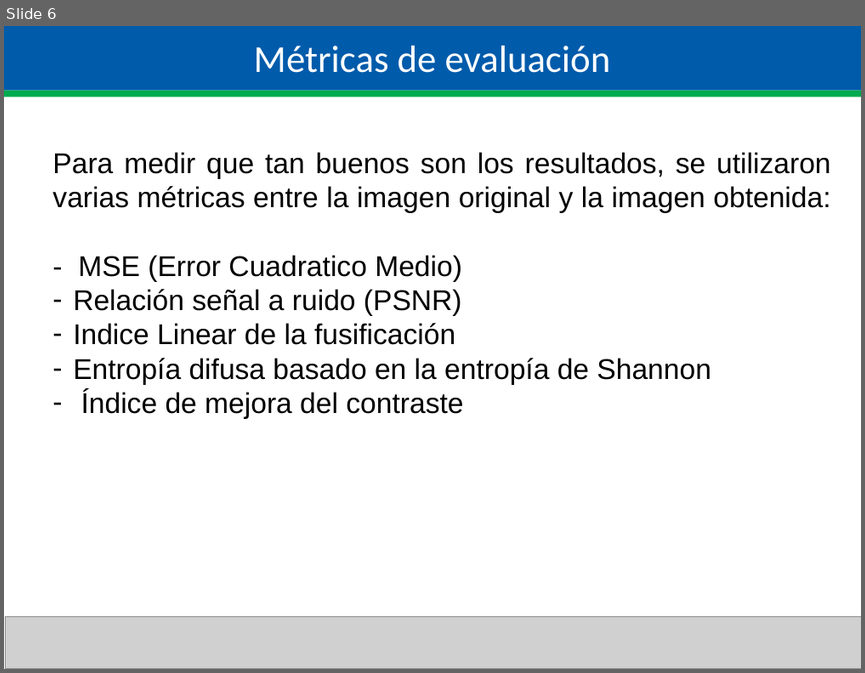
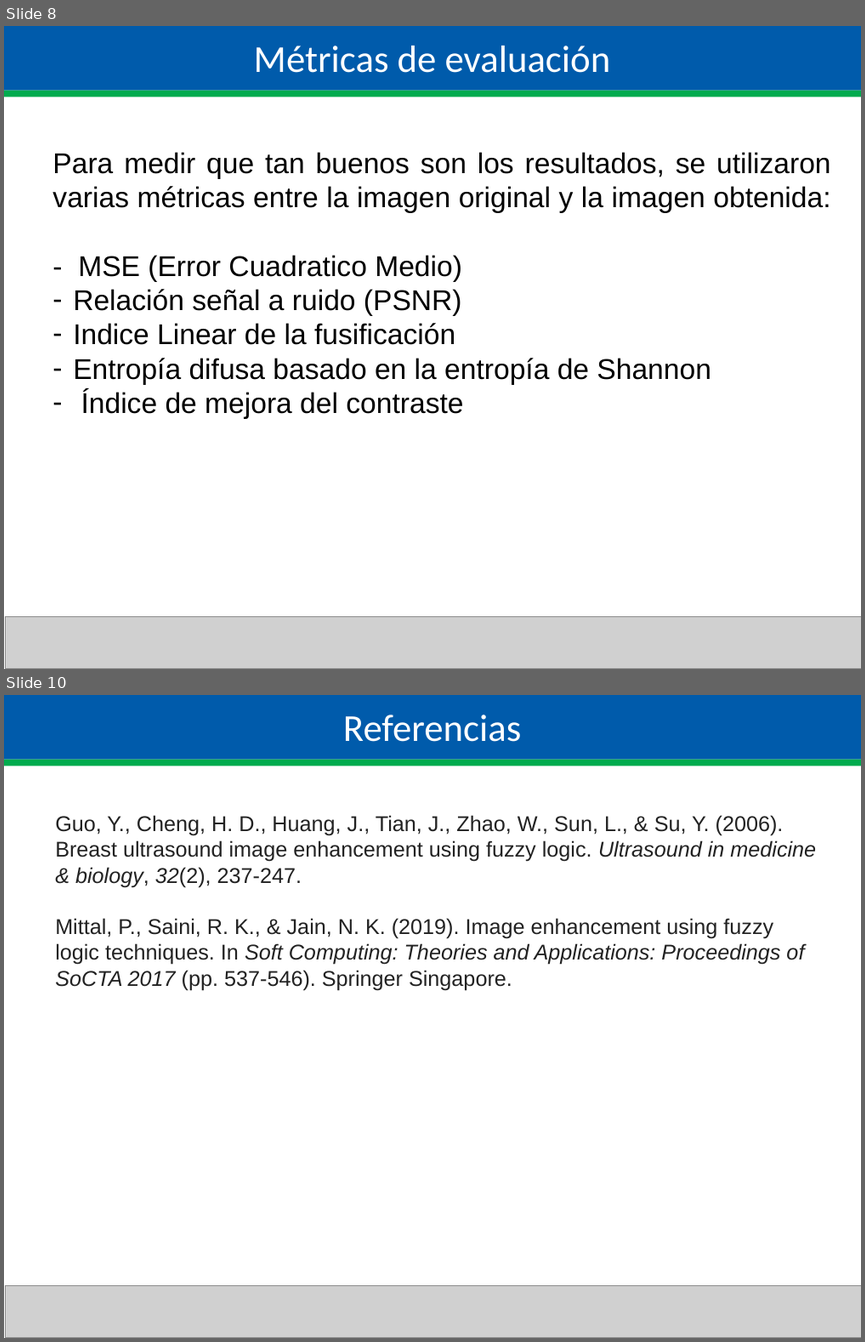
Before and after one commit to poface64/MIASegundoSemestre, a slide deck: LOGICA DIFUSA/TAREA F. PROPUESTA DE ARTICULO/PRESENTACION LOGICA DIFUSA.ppt. Shown one above the other, each under a label of ours: slide 6 before the commit, slides 8 and 10 after it; the slides between them are not shown. The pictures are 865x673 and 865x1342 pixels, drawn with LibreOffice and Linux fonts; fonts in the diff are those of the drawing; grey boxes stand for pictures. Boxes give left, top, right and bottom in pixels: in the first picture for what was removed or moved away, otherwise in the second. Text is boxed around its words. In the diff, an @@ line names an element or a change of style, - is before the commit and + after.

Commit message:
logica avance 2

```diff
--- a/LOGICA DIFUSA/TAREA F. PROPUESTA DE ARTICULO/PRESENTACION LOGICA DIFUSA.ppt
+++ b/LOGICA DIFUSA/TAREA F. PROPUESTA DE ARTICULO/PRESENTACION LOGICA DIFUSA.ppt
@@ slide 10 added at [4,695,861,1338], background #FFFFFF @@
@@ rectangle added at [4,695,861,760], fill #005BAB, 32 pt, text #FFFFFF @@
+Referencias
@@ rectangle added at [4,760,861,766], fill #00AB4E @@
@@ text added at [55,815,816,990], 18 pt, text #222222 @@
+Guo, Y., Cheng, H. D., Huang, J., Tian, J., Zhao, W., Sun, L., & Su, Y. (2006). Breast ultrasound image enhancement using fuzzy logic. Ultrasound in medicine & biology, 32(2), 237-247.
+Mittal, P., Saini, R. K., & Jain, N. K. (2019). Image enhancement using fuzzy logic techniques. In Soft Computing: Theories and Applications: Proceedings of SoCTA 2017 (pp. 537-546). Springer Singapore.
@@ picture added at [6,1286,861,1338] @@
@@ what was slide 6 is now slide 8 @@
```
Also in this commit, not shown: 2 slides changed, 2 other slides added, 2 slides removed.
